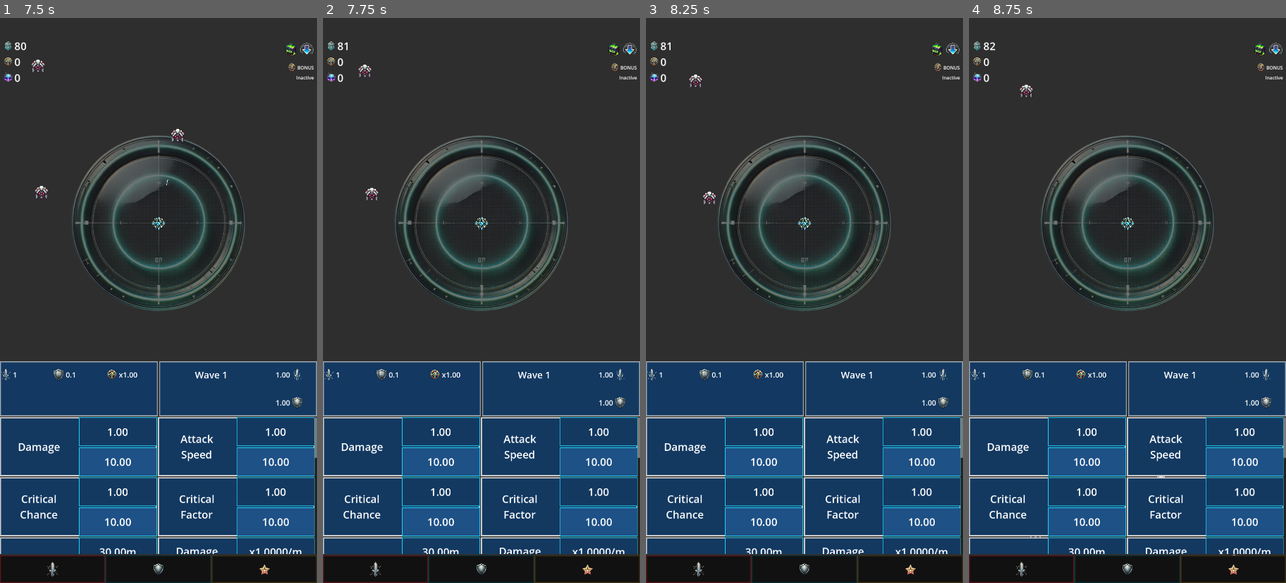
Above: before the commit, frames 1-4 (left to right).
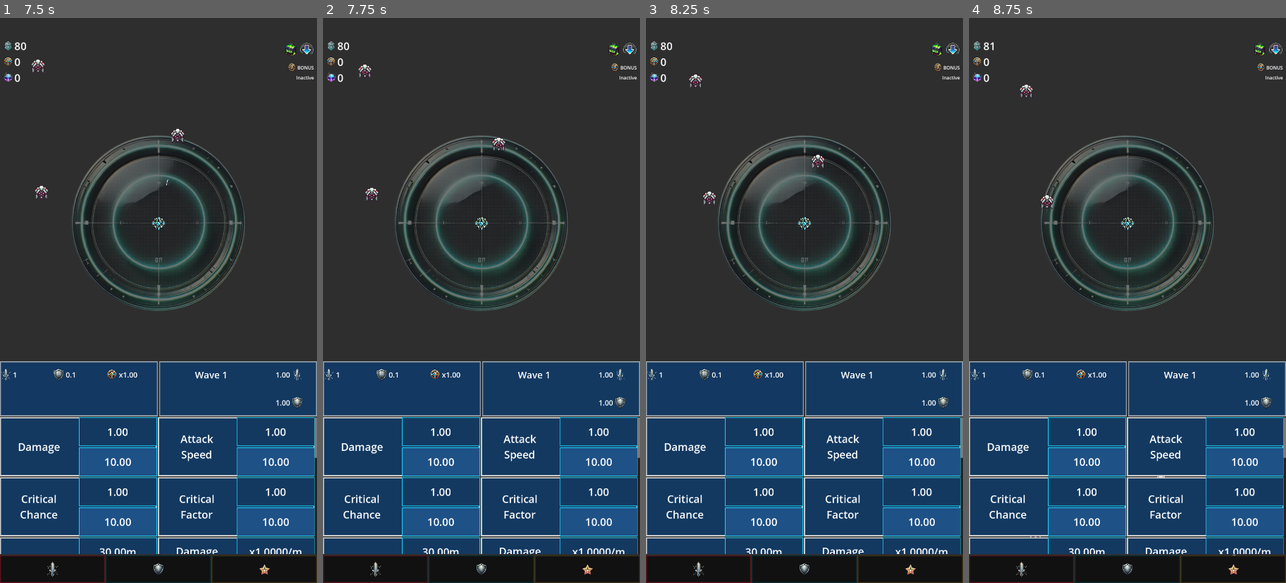
Above: after the commit, the same moments.

Repository: ascyrax/circle-defence
Game: Godot game, scene res://main.tscn
Same seed, same stepped clock (60 frames per second), same inputs: the game is played once before the commit and once after it.
Inputs (mouse positions are in pixels of both pictures, inside the frame that each line leads up to):
- Up to frame 1 (7.5 s): click (53, 385) at 0.5 s; click (263, 385) at 1.25 s; click "BATTLE" at 2 s; tap Enter at 2.75 s; move the mouse to (228, 272) at 2.77 s; click (228, 272) at 2.92 s; tap Space at 3.5 s; move the mouse to (95, 328) at 3.52 s; click (95, 328) at 3.67 s; move the mouse to (190, 176) at 4.27 s; click (190, 176) at 4.42 s; move the mouse to (142, 413) at 5.02 s; click (142, 413) at 5.17 s; move the mouse to (253, 385) at 5.77 s; click (253, 385) at 5.92 s; move the mouse to (63, 215) at 6.52 s; click (63, 215) at 6.67 s; move the mouse to (174, 300) at 7.27 s; click (174, 300) at 7.42 s
- Up to frame 2 (7.75 s): no input
- Up to frame 3 (8.25 s): move the mouse to (756, 159) at 8.02 s; click (756, 159) at 8.17 s
- Up to frame 4 (8.75 s): no input

Frame 1 is identical in both runs. In frame 2, less than 0.1% of the frame differs, in the area x 6-58%, y 4-24%; in frame 3, less than 0.1%; in frame 4, less than 0.1%.

Commit message:
refactor + bullet damage upgrade works

Diff:
--- a/attack_upgrades.gd
+++ b/attack_upgrades.gd
@@ -57,7 +57,6 @@
 func _upgrade_attack_speed(event: InputEvent):
 	if(event is InputEventScreenTouch):
 		if(event.pressed):
-			print(event.pressed)
 			GlobalData.update_attack_speed(0.1)
 
 func _upgrade_critical_chance(event: InputEvent):
--- a/bullet.gd
+++ b/bullet.gd
@@ -3,12 +3,12 @@
 @export var speed: float = 777.77
 var direction:Vector2 = Vector2.ZERO
 var targetEnemey: Area2D
-var damage: float
+var _damage: float
 
 # Called when the node enters the scene tree for the first time.
 func _ready() -> void:
-	pass # Replace with function body.
-
+	call_deferred("_update_bullet_values", 0.0)
+	GlobalData.attack_upgrade_values_updated.connect(_update_bullet_values)
 
 # Called every frame. 'delta' is the elapsed time since the previous frame.
 func _process(delta: float) -> void:
@@ -26,8 +26,13 @@
 	_set_direction((enemy.global_position - global_position).normalized())
 	_set_rotation()
 
-
 # on collision between the bullet and the enemy, destroy the bullet, and reduce enemy health
 func on_enemy_hit(enemy: Area2D):
 	if(enemy.get_parent().is_in_group("enemies") && enemy == targetEnemey):
 		queue_free()
+
+func _update_bullet_values(unused_value: float):
+	_damage = GlobalData.get_damage()
+
+func get_current_bullet_damage():
+	return _damage
--- a/enemy.gd
+++ b/enemy.gd
@@ -3,15 +3,17 @@
 @export var speed: float = randi_range(50, 150)  # Speed of the enemy
 var direction = Vector2.ZERO  # Direction toward the center
 var shooterContainerPosition : Vector2
-var health: float = 1.0
+var _health: float = 1.0
+var damage: float = 1.0
 var shooterSpriteSize = Vector2(0.0,0.0)
 var enemySpriteSize = Vector2(0.0,0.0)
-var dollarValue = 1.0 # dollars gained when this enemy dies
+var cashValue = 1.0 # cash gained when this enemy dies
 var coinValue = 0.0
 
-func set_direction(newDirection: Vector2, newShooterPosition: Vector2):
-	direction = newDirection
-	shooterContainerPosition = newShooterPosition
+func _ready() -> void:
+	call_deferred("_set_enemy_sprite_scale")
+	call_deferred("_update_enemy_values", 0.0)
+	GlobalData.enemy_values_updated.connect(_update_enemy_values)
 
 func _process(delta):
 	# this logic can be time intesive. we can just remove recalculation of direction :)
@@ -23,28 +25,39 @@
 		#TODO this position update can bring the enemy closer to where we wanna stop it
 		# because it could update its position such that the new distance is < shooterSpriteSize + enemySpriteSize
 
-func _ready() -> void:
-	call_deferred("_set_enemy_sprite_scale")
+func _update_enemy_values(unusedValue: float):
+	damage = GlobalData.get_enemy_damage()
+	_health = GlobalData.get_enemy_health()
+	cashValue = GlobalData.get_enemy_cash_value()
+	coinValue = GlobalData.get_enemy_coin_value()
+
+func set_direction(newDirection: Vector2, newShooterPosition: Vector2):
+	direction = newDirection
+	shooterContainerPosition = newShooterPosition
 
 func set_collision_from_shooter(size: Vector2):
 	shooterSpriteSize = size
-
 
 func _set_enemy_sprite_scale():
 	var enemyCollisionShape2D = $Area2D/CollisionShape2D.shape as RectangleShape2D
 	var enemySprite = $Area2D/Sprite2D as Sprite2D
 	var correctScaleX = (enemyCollisionShape2D.size.x * 1.0) / (enemySprite.texture.get_width() * 1.0)
 	var correctScaleY = (enemyCollisionShape2D.size.y * 1.0) / (enemySprite.texture.get_height() * 1.0)
-	#print(correctScaleX, correctScaleY)
 	enemySprite.scale = Vector2(correctScaleX, correctScaleY)
 	enemySpriteSize = enemySprite.texture.get_size() * enemySprite.scale
 
 func on_bullet_hit(bullet: Area2D):
 	if(bullet.get_parent().is_in_group("bullets")):
-		if(health <= 0.0):
+		if(_health <= 0.0):
 			queue_free()
-			updateDollarValue()
-			#updateCoinValue()
+			update_cash_value()
+			#update_coin_value()
 
-func updateDollarValue():
-	GlobalData.update_dollar_value(dollarValue)
+func update_cash_value():
+	GlobalData.update_cash_value(cashValue)
+
+func update_health_on_bullet_hit(bulletDamage: float):
+	_health -= bulletDamage
+
+func get_current_enemy_health():
+	return _health
--- a/gamePlay.gd
+++ b/gamePlay.gd
@@ -18,7 +18,7 @@
 
 	call_deferred("_update_resources")
 	# connect to the global_data.gd (GlobalData) script for global values
-	GlobalData.dollar_value_updated.connect(_update_dollar_value)
+	GlobalData.cash_value_updated.connect(_update_cash_value)
 	GlobalData.coin_value_updated.connect(_update_coin_value)
 	GlobalData.gem_value_updated.connect(_update_gem_value)
 
@@ -45,7 +45,6 @@
 	var rangeSprite = $"Panel/VBoxContainer/GamePlayNode/Shooter/Area2D/Sprite2D" as Sprite2D
 	var correctScaleX = (shooterRange.radius *2.0) / (rangeSprite.texture.get_width() * 1.0)
 	var correctScaleY = (shooterRange.radius *2.0) / (rangeSprite.texture.get_height() * 1.0)
-	print(shooterRange.radius * 2.0, rangeSprite.texture.get_size())
 	rangeSprite.scale = Vector2(correctScaleX, correctScaleY)
 
 func spawn_enemies():
@@ -90,13 +89,13 @@
 		newEnemy.set_collision_from_shooter(shooterSpriteSize)
 
 func _update_resources():
-	_update_dollar_value(str(GlobalData.get_dollar_value()))
+	_update_cash_value(str(GlobalData.get_cash_value()))
 	_update_coin_value(str(GlobalData.get_coin_value()))
 	_update_gem_value(str(GlobalData.get_gem_value()))
 
-func _update_dollar_value(value):
-	var dollarValue = $"Panel/VBoxContainer/MarginContainer/HBoxContainer/VBoxContainer/Dollar/DollarValue" as Label
-	dollarValue.text = str(value)
+func _update_cash_value(value):
+	var cashValue = $"Panel/VBoxContainer/MarginContainer/HBoxContainer/VBoxContainer/Cash/CashValue" as Label
+	cashValue.text = str(value)
 
 func _update_coin_value(value):
 	var coinValue = $"Panel/VBoxContainer/MarginContainer/HBoxContainer/VBoxContainer/Coin/CoinValue" as Label
--- a/gamePlay.tscn
+++ b/gamePlay.tscn
@@ -95,12 +95,12 @@
 layout_mode = 2
 size_flags_horizontal = 3
 
-[node name="Dollar" type="HBoxContainer" parent="Panel/VBoxContainer/MarginContainer/HBoxContainer/VBoxContainer"]
+[node name="Cash" type="HBoxContainer" parent="Panel/VBoxContainer/MarginContainer/HBoxContainer/VBoxContainer"]
 layout_mode = 2
 size_flags_horizontal = 0
 size_flags_vertical = 3
 
-[node name="DollarIcon" type="TextureRect" parent="Panel/VBoxContainer/MarginContainer/HBoxContainer/VBoxContainer/Dollar"]
+[node name="CashIcon" type="TextureRect" parent="Panel/VBoxContainer/MarginContainer/HBoxContainer/VBoxContainer/Cash"]
 custom_minimum_size = Vector2(35, 35)
 layout_mode = 2
 size_flags_horizontal = 2
@@ -108,7 +108,7 @@
 texture = ExtResource("2_6lctv")
 expand_mode = 1
 
-[node name="DollarValue" type="Label" parent="Panel/VBoxContainer/MarginContainer/HBoxContainer/VBoxContainer/Dollar"]
+[node name="CashValue" type="Label" parent="Panel/VBoxContainer/MarginContainer/HBoxContainer/VBoxContainer/Cash"]
 layout_mode = 2
 size_flags_horizontal = 2
 theme_override_font_sizes/font_size = 36
--- a/global_data.gd
+++ b/global_data.gd
@@ -1,7 +1,7 @@
 extends Node
 
-const _INITIAL_DOLLAR_VALUE  = 80.0 # during wave 1 start
-var _dollarValue = _INITIAL_DOLLAR_VALUE
+const _INITIAL_CASH_VALUE  = 80.0 # during wave 1 start
+var _cashValue = _INITIAL_CASH_VALUE
 var _coinValue = 0.0
 var _gemValue = 0.0
 
@@ -9,6 +9,10 @@
 
 # enemy data
 var _enemySpawnInterval = 1.0
+var _enemyHealth = 2.0
+var _enemyDamage = 1.0
+var _enemyCashValue = 1.0
+var _enemyCoinValue = 0.0
 
 # shooter data
 # attack
@@ -52,9 +56,12 @@
 # bullet data
 #var _bulletSpeed = 700.00
 
-signal dollar_value_updated
+signal enemy_values_updated
+
+signal cash_value_updated
 signal coin_value_updated
 signal gem_value_updated
+
 signal attack_upgrade_values_updated
 signal defense_upgrade_values_updated
 signal utility_upgrade_values_updated
@@ -66,8 +73,8 @@
 	#_touchActive = val
 
 
-func get_dollar_value():
-	return _dollarValue
+func get_cash_value():
+	return _cashValue
 
 func get_coin_value():
 	return _coinValue
@@ -75,15 +82,9 @@
 func get_gem_value():
 	return _gemValue
 
-func get_enemy_spawn_interval():
-	return _enemySpawnInterval
-
-func update_enemy_spawn_interval():
-	return _enemySpawnInterval
-
-func update_dollar_value(value: float):
-	_dollarValue += value
-	dollar_value_updated.emit(_dollarValue) #Emit the signal
+func update_cash_value(value: float):
+	_cashValue += value
+	cash_value_updated.emit(_cashValue) #Emit the signal
 
 func update_coin_value(value: float):
 	_coinValue += value
@@ -93,6 +94,33 @@
 	_gemValue += value
 	gem_value_updated.emit(_gemValue) #Emit the signal
 
+# enemy
+func get_enemy_damage():
+	return _enemyDamage
+
+func get_enemy_health():
+	return _enemyHealth
+
+func get_enemy_spawn_interval():
+	return _enemySpawnInterval
+
+func get_enemy_cash_value():
+	return _enemyCashValue
+
+func get_enemy_coin_value():
+	return _enemySpawnInterval
+
+
+func update_enemy_damage(value: float):
+	_enemyDamage += value
+
+func update_enemy_health(value: float):
+	_enemyHealth += value
+
+func update_enemy_spawn_interval(value: float):
+	_enemySpawnInterval += value
+
+
 # attack
 
 func get_damage():
--- a/shooter.gd
+++ b/shooter.gd
@@ -45,7 +45,6 @@
 func _spawn_bullet():
 	var bullet = bulletScene.instantiate()
 	# TODO: scale the bullet using code :), currently its scaled using inspector
-	bullet.damage = 1.0 # TODO. replace the hardcoded value
 	if(enemiesInRange.size()):
 		add_child(bullet)
 		var enemyArea2D = enemiesInRange[0] as Area2D
@@ -58,6 +57,11 @@
 		# hence, i am deciding previously a legit target for each bullet
 		# hence, i have removed any enemy which is alive when the next bullet leave the
 		# shooter, but will be dead before this bullet could reach it
-		enemyRootNode2D.health -= bullet.damage
-		if(enemyRootNode2D.health <= 0.0):
+		var currentEnemyHealth = enemyRootNode2D.get_current_enemy_health()
+		#var currentBulletDamage =  bullet.get_current_bullet_damage()
+		# this is not working :( since function called by call_deferred present in the bullet.gd's _ready
+		# has not been called yet & its the one responsible for updating bulletValues from GlobalData
+		var currentBulletDamage =  GlobalData.get_damage()
+		if( currentEnemyHealth - currentBulletDamage <= 0.0):
 			enemiesInRange.erase(enemyArea2D) # TODO. USE AN OPTIMAL METHOD
+		enemyRootNode2D.update_health_on_bullet_hit(currentBulletDamage)
Not shown, changed: .DS_Store
